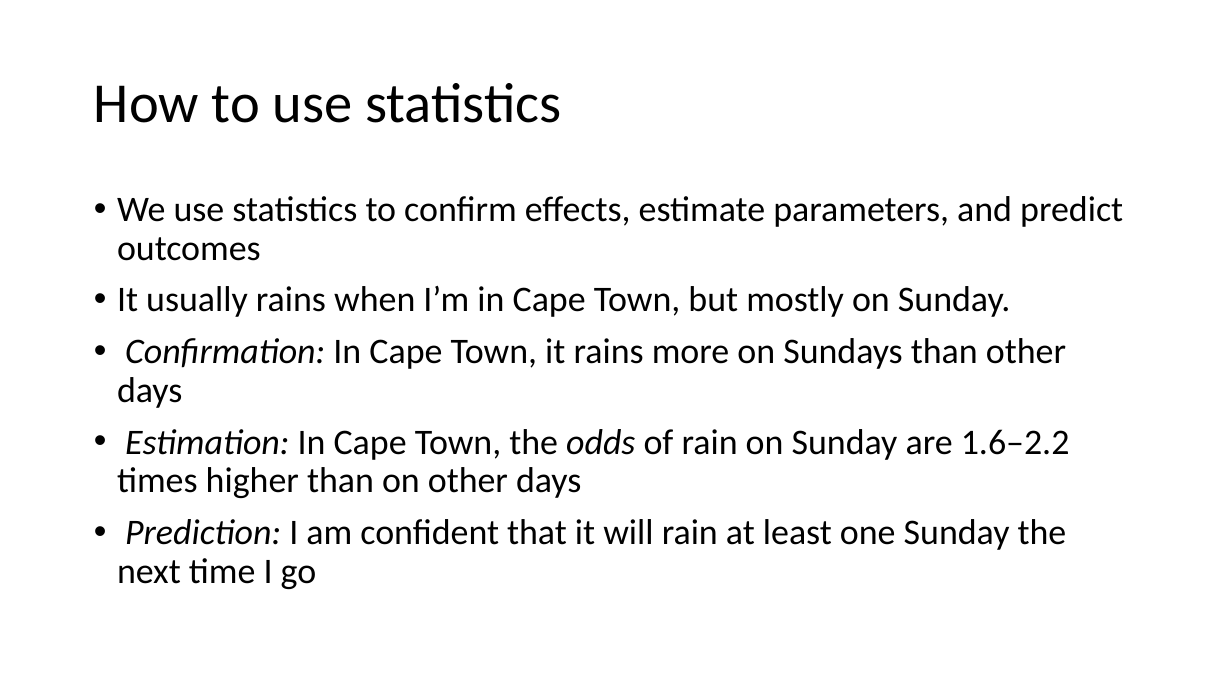
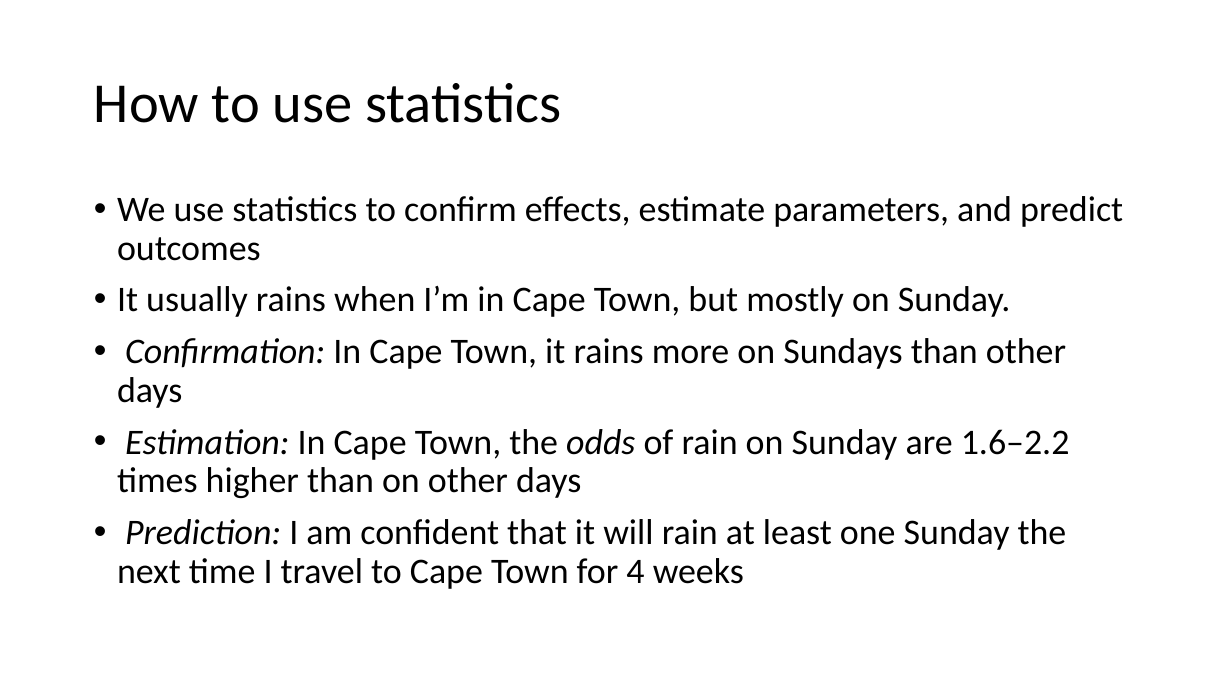
Before and after one commit to VTQuantMethodsEEB/klangwig, a slide deck: slide 11 of lectures/week_4_philosophy/le4_statistical_philosophy.pptx (slide 7 before the commit). Drawn at 1232x693 pixels with LibreOffice and Linux fonts; fonts in the diff are those of the drawing. Boxes give left, top, right and bottom in pixels: in the first picture for what was removed or moved away, otherwise in the second. Text is boxed around its words. In the diff, an @@ line names an element or a change of style, - is before the commit and + after.

```diff
--- a/lectures/week_4_philosophy/le4_statistical_philosophy.pptx
+++ b/lectures/week_4_philosophy/le4_statistical_philosophy.pptx
@@ text at (x1=117, y1=519, x2=1067, y2=589): text changed @@
-• Prediction: I am confident that it will rain at least one Sunday the next time I go
+• Prediction: I am confident that it will rain at least one Sunday the next time I travel to Cape Town for 4 weeks
```
Also in this commit, not shown: 5 other slides changed, 2 slides added, 2 slides removed.
